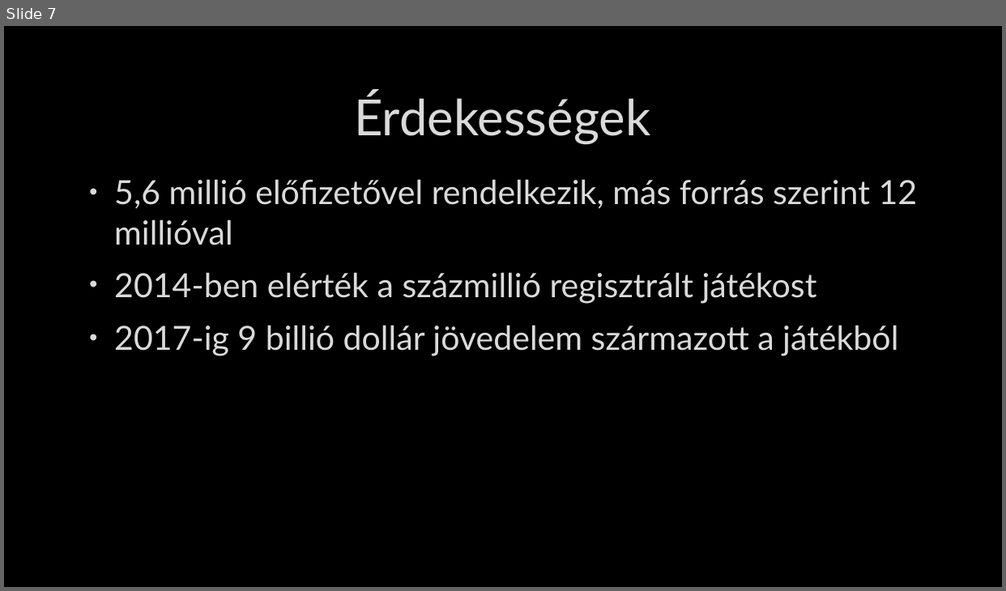
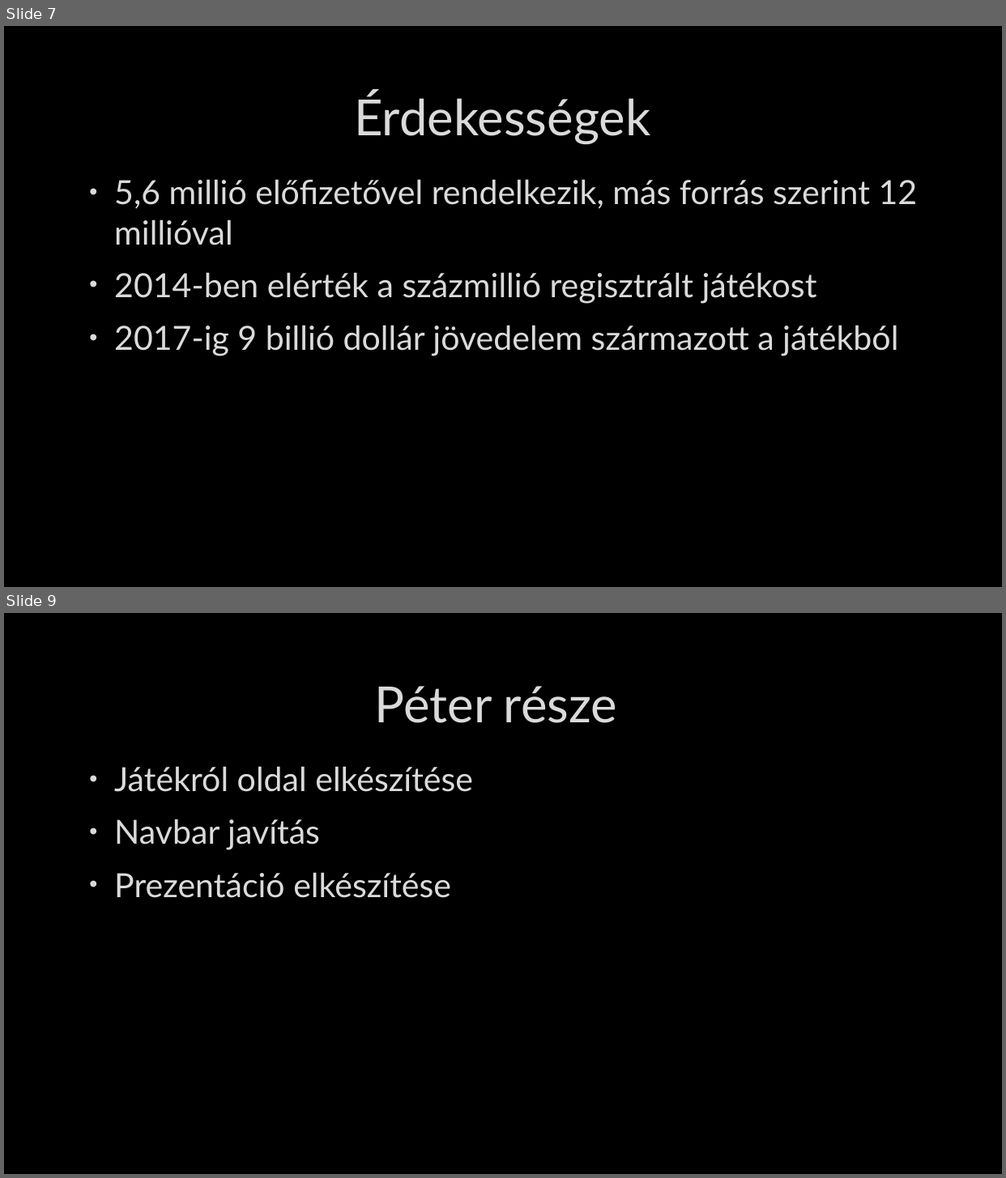
Before and after one commit to sariandras/WOW-project, a slide deck: wow.pptx. Shown one above the other, each under a label of ours: slide 7 before the commit, slides 7 and 9 after it; the slides between them are not shown. The pictures are 1006x591 and 1006x1178 pixels, drawn with LibreOffice and Linux fonts; fonts in the diff are those of the drawing; background and template pictures are left out. Boxes give left, top, right and bottom in pixels: in the first picture for what was removed or moved away, otherwise in the second. Text is boxed around its words. In the diff, an @@ line names an element or a change of style, - is before the commit and + after.

Commit message:
Prezentáció kiegészítés

```diff
--- a/wow.pptx
+++ b/wow.pptx
@@ slide 9 added at (4, 613, 1002, 1174), background picture (left out) @@
@@ title added at (375, 686, 617, 723), 48 pt, text #DADADA @@
+Péter része
@@ text added at (114, 766, 473, 898), 32 pt, text #DADADA @@
+• Játékról oldal elkészítése
+• Navbar javítás
+• Prezentáció elkészítése
```
Also in this commit, not shown: 2 slides changed, 3 other slides added.
